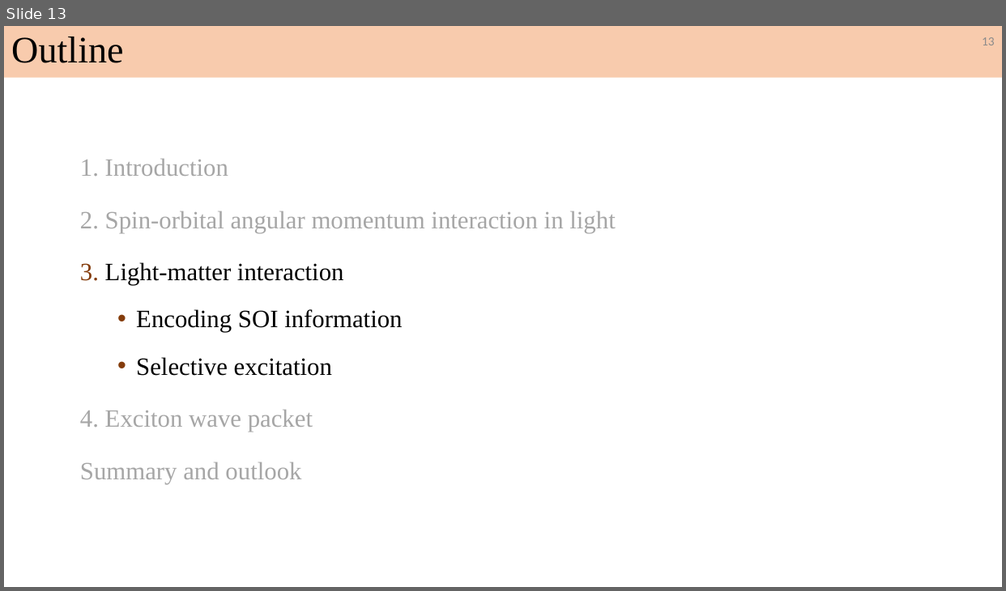
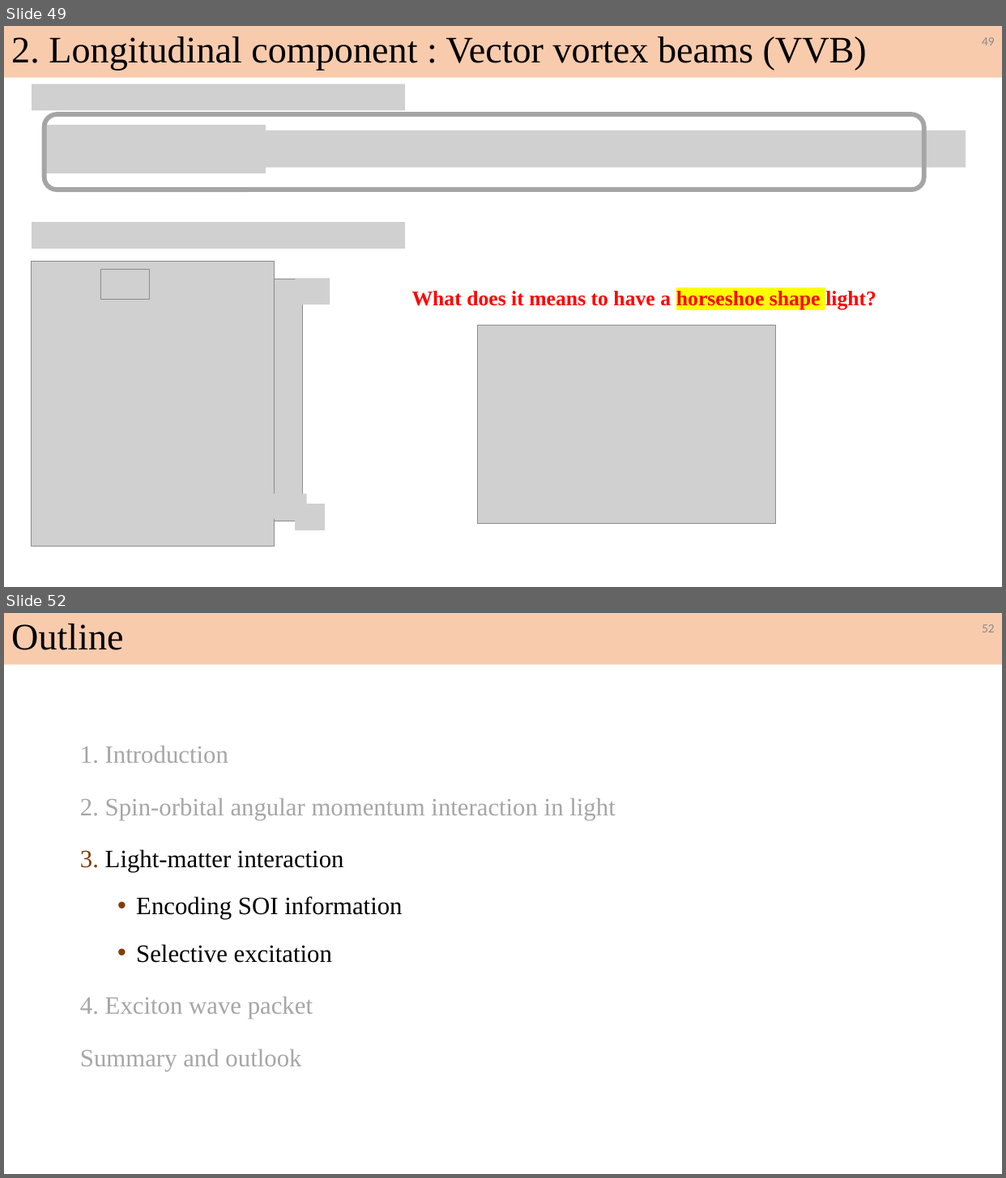
Before and after one commit to Liubroke13/Main_code, a slide deck: Final/碩士總結/RY_Defense_v1.pptx. Shown one above the other, each under a label of ours: slide 13 before the commit, slides 49 and 52 after it; the slides between them are not shown. The pictures are 1006x591 and 1006x1178 pixels, drawn with LibreOffice and Linux fonts; fonts in the diff are those of the drawing; grey boxes stand for pictures; background and template pictures are left out. Boxes give left, top, right and bottom in pixels: in the first picture for what was removed or moved away, otherwise in the second. Text is boxed around its words. In the diff, an @@ line names an element or a change of style, - is before the commit and + after.

```diff
--- a/Final/碩士總結/RY_Defense_v1.pptx
+++ b/Final/碩士總結/RY_Defense_v1.pptx
@@ slide 49 added at <box>4,26,1002,587</box>, background #FFFFFF @@
@@ rectangle added at <box>4,26,1002,77</box>, fill #F8CBAD, 36 pt, text #000000 @@
+2. Longitudinal component : Vector vortex beams (VVB)
@@ page number added at <box>982,37,995,45</box>, 12 pt, text #8C8C8C @@
+49
@@ picture added at <box>32,84,405,110</box> @@
@@ rounded rectangle added at <box>44,114,924,190</box>, outline #A5A5A5 4.5 pt @@
@@ picture added at <box>46,125,266,173</box> @@
@@ picture added at <box>250,130,966,168</box> @@
@@ picture added at <box>32,222,405,248</box> @@
@@ picture added at <box>31,262,275,547</box> @@
@@ picture added at <box>101,269,149,299</box> @@
@@ picture added at <box>275,280,303,522</box> @@
@@ picture added at <box>296,278,330,305</box> @@
@@ text added at <box>412,291,876,310</box>, 20 pt, text #FF0000, bold @@
+What does it means to have a horseshoe shape light?
@@ picture added at <box>477,326,776,525</box> @@
@@ picture added at <box>267,494,306,519</box> @@
@@ picture added at <box>296,505,325,531</box> @@
@@ what was slide 13 is now slide 52 @@
@@ page number at <box>982,624,995,632</box>: text changed @@
-13
+52
```
Also in this commit, not shown: 9 slides changed, 39 other slides added, 1 slide removed, 34 other files.
